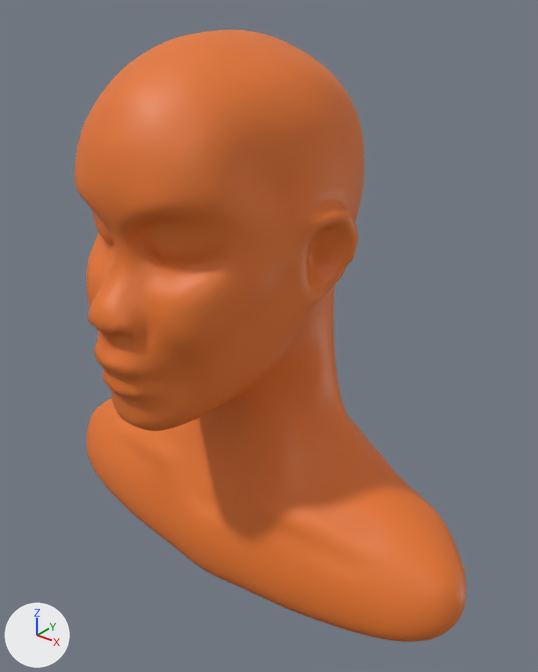
An edit to the glTF model public/models/custombust.glb, drawn before and after from the same camera.
The view is the same before and after, from a 50 mm lens placed at (5.59, -6.31, 3.84), pointed at (0.41, 0.17, -0.18). Arrows for +X, +Y and +Z are at lower left; the lights stay in place. The picture after the commit comes second.
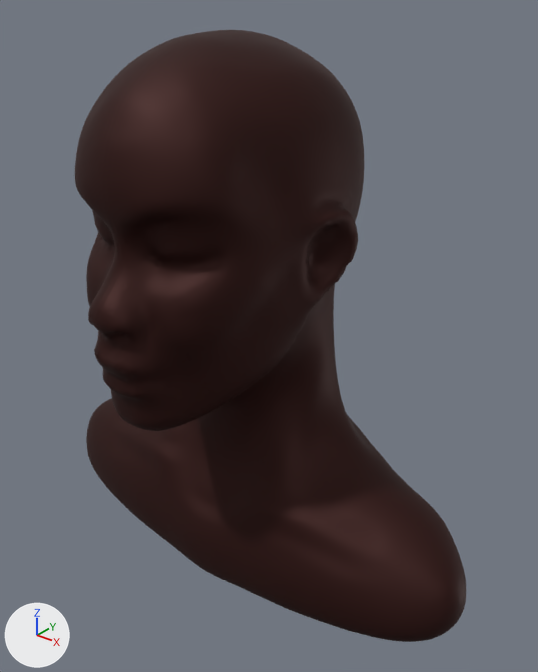
What differs and where, as boxes [x1, y1, x2, y2] in the pictures (538 x 672 px):
'Sphere.003', recoloured (darker): [75, 30, 466, 642] in both

Patch to the scene script:
```diff
--- a/public/models/custombust.glb.py
+++ b/public/models/custombust.glb.py
@@ mat_material @@
+mat_material = bpy.data.materials.new('Material')
+# nodes: BsdfPrincipled, Mix, OutputMaterial, VertexColor
+# colours: dark red #381815, mixed with the vertex colours
@@ me_sphere_003 @@
 me_sphere_003.from_pydata(...)  # 24595 vertices, 49186 faces; spans x -3.3..3.3, y -2.06..1.74, z -3.67..3.31
-me_sphere_003.materials.append(mat_material_004)
+me_sphere_003.materials.append(mat_material)
```
